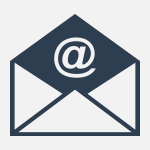
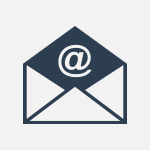
Layer changes from the first 150x150 image to the second:
painted on "Vector Smart Object" over [10, 14, 140, 136]
